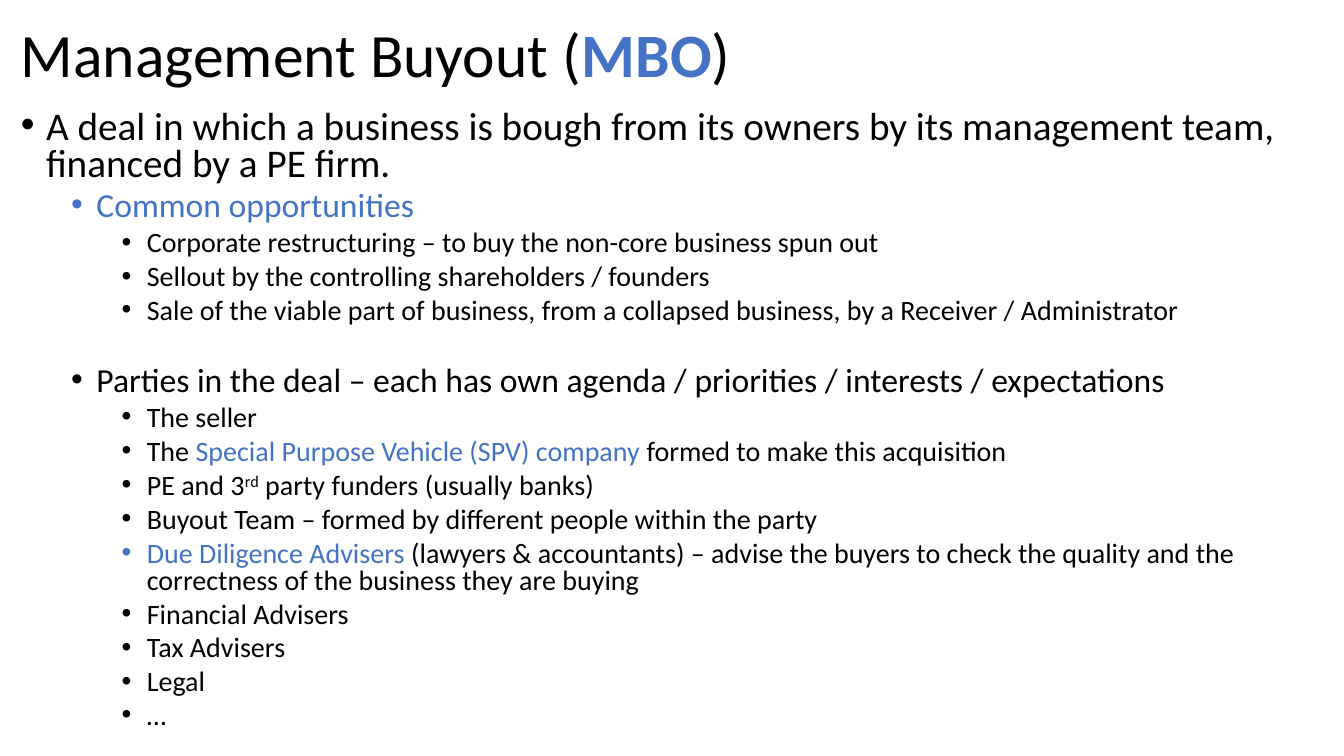
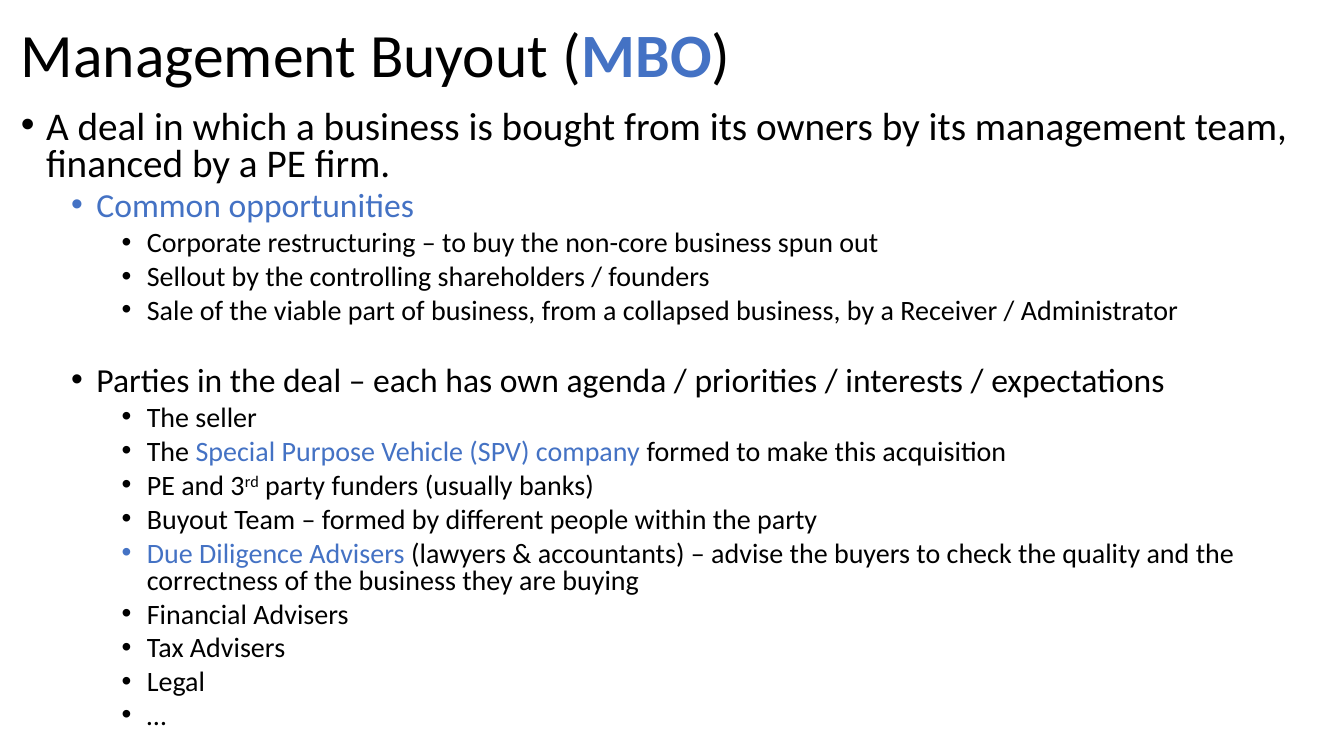
Before and after one commit to gowestyang/finance, a slide deck: slide 14 of (2021 John) Private Equity Finance/Presentation1.pptx (slide 11 before the commit). Drawn at 1344x756 pixels with LibreOffice and Linux fonts; fonts in the diff are those of the drawing. Boxes give left, top, right and bottom in pixels: in the first picture for what was removed or moved away, otherwise in the second. Text is boxed around its words. In the diff, an @@ line names an element or a change of style, - is before the commit and + after.

```diff
--- a/(2021 John) Private Equity Finance/Presentation1.pptx
+++ b/(2021 John) Private Equity Finance/Presentation1.pptx
@@ text at <box>46,112,1287,184</box>: text changed @@
-• A deal in which a business is bough from its owners by its management team, financed by a PE firm.
+• A deal in which a business is bought from its owners by its management team, financed by a PE firm.
```
Also in this commit, not shown: 9 other slides changed, 2 slides added.
